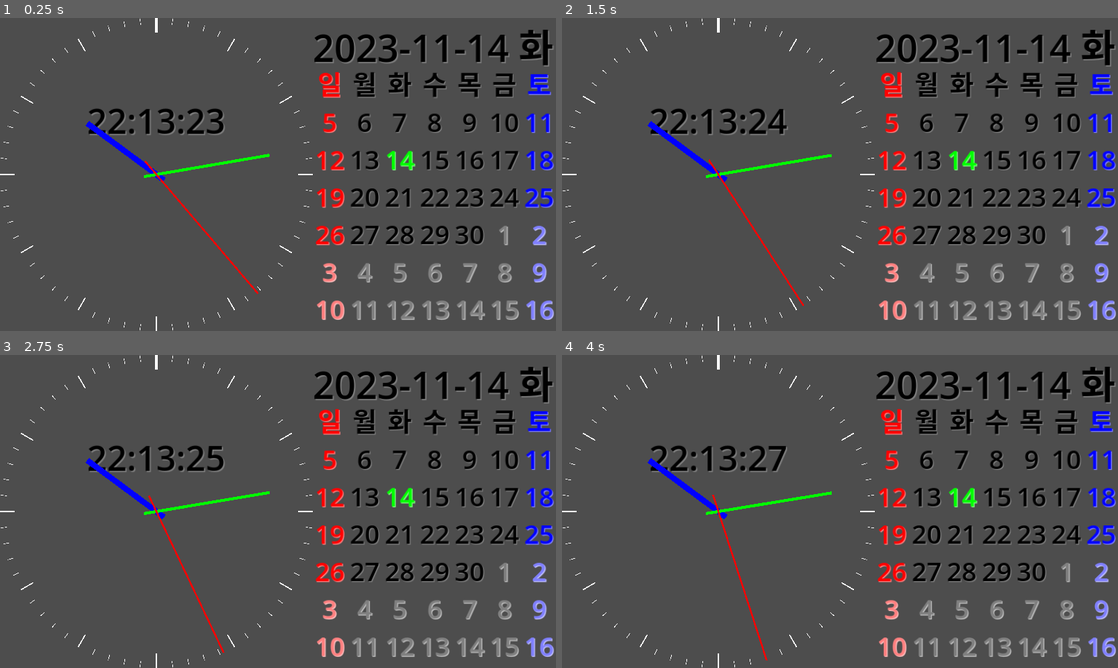
Above: before the commit, frames 1-4 (two rows, left to right).
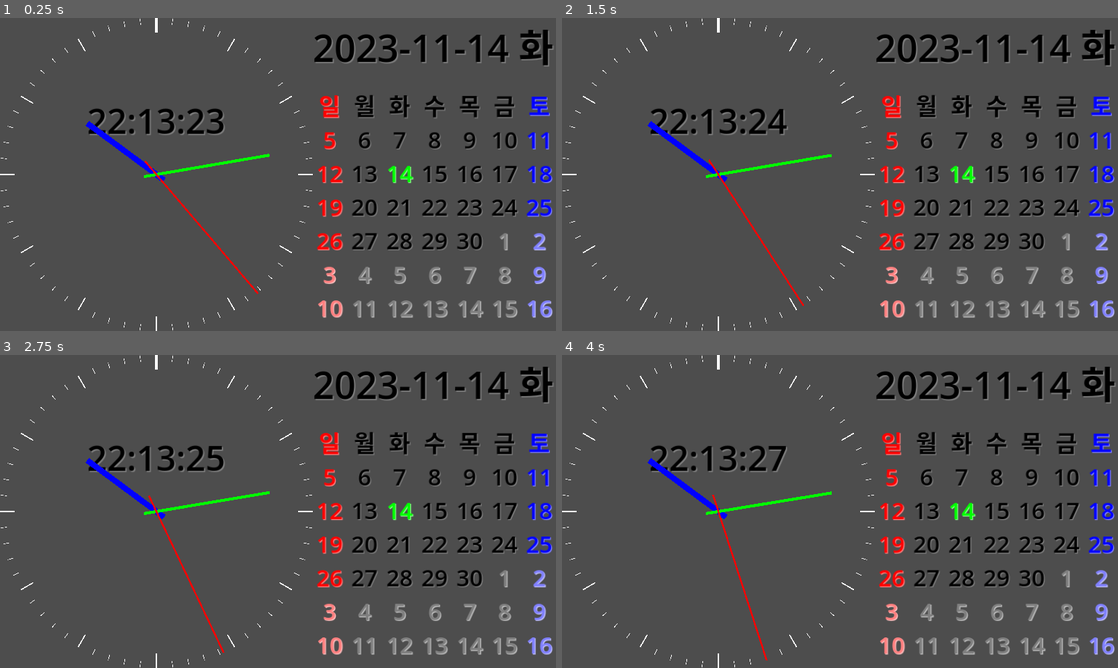
Above: after the commit, the same moments.

Repository: kasworld/gd4analogclockcal
Game: Godot game, scene res://main.tscn
The game is run twice, just before and just after one commit, with the same random seed, the same clock (stepped at 60 frames per second) and the same inputs.
Inputs:
- Up to frame 1 (0.25 s): no input
- Up to frame 2 (1.5 s): no input
- Up to frame 3 (2.75 s): no input
- Up to frame 4 (4 s): no input

The runs differ from the first frame. In frame 1, 9.3% of the frame differs, in the area x 56-100%, y 17-97%; in frame 2, 9.3%; in frame 3, 9.3%; in frame 4, 9.3%.

Commit message:
calender rotate

Diff:
--- a/calendar.tscn
+++ b/calendar.tscn
@@ -3,14 +3,23 @@
 [ext_resource type="Script" path="res://calendar.gd" id="1_2udk5"]
 
 [sub_resource type="Theme" id="Theme_7ts8o"]
-default_font_size = 90
+default_font_size = 80
 
 [node name="Calendar" type="Node2D"]
 script = ExtResource("1_2udk5")
 
 [node name="GridCalendar" type="GridContainer" parent="."]
-offset_right = 840.0
-offset_bottom = 840.0
+anchors_preset = 8
+anchor_left = 0.5
+anchor_top = 0.5
+anchor_right = 0.5
+anchor_bottom = 0.5
+offset_left = -420.0
+offset_top = -420.0
+offset_right = 420.0
+offset_bottom = 420.0
+grow_horizontal = 2
+grow_vertical = 2
 size_flags_horizontal = 3
 size_flags_vertical = 3
 theme = SubResource("Theme_7ts8o")
--- a/main.gd
+++ b/main.gd
@@ -3,7 +3,8 @@
 
 # Called when the node enters the scene tree for the first time.
 func _ready() -> void:
-	pass # Replace with function body.
+	var calw = 1920-1080
+	$Calendar.position = Vector2(1080+calw/2, 1080 - calw/2 )
 
 
 # Called every frame. 'delta' is the elapsed time since the previous frame.
@@ -16,6 +17,7 @@
 #		oldrad = (rad + oldrad) /2
 		$AnalogClock.rotation = rad
 		$TimeLabel.rotation = rad
+		$Calendar.rotation = rad
 
 
 #	var ms = Time.get_unix_time_from_system()
Binary file added: Screenshot_rot.png
Not shown, added: Screenshot_rot.png.import
Not shown, changed: readme.md
